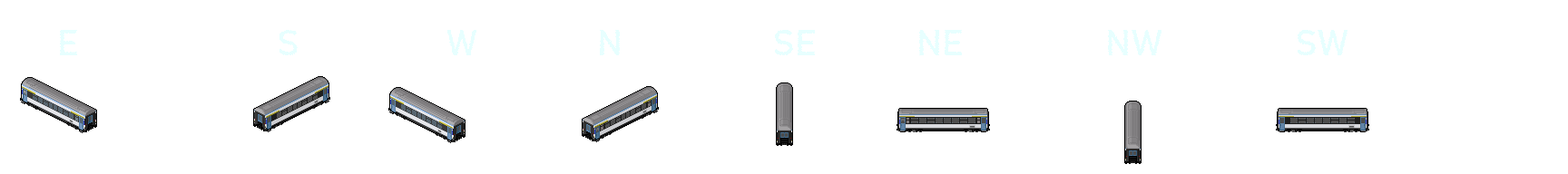
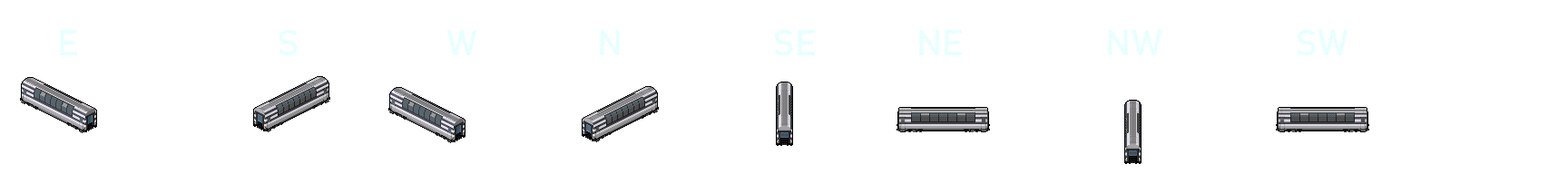
Two versions of the same layered image (w=1568, h=174). Layer-by-layer changes:
showed group "19-90" (7 layers) over 21, 76, 1368, 162
added layer "Apm 19-90 Grau" in group "19-90" over 21, 77, 1367, 162
added layer "Apm 19-90 Berge" in group "19-90" over 34, 98, 1354, 129
added layer "Passenger_Train_2009_Apm_10-90_Panorama copy #2" in group "19-90" over 21, 76, 1368, 162
added layer "Passenger_Train_2009_Apm_10-90_Panorama copy #1" in group "19-90" over 21, 76, 1368, 162
hid group "Apm 10-90 2020" (3 layers) over 21, 76, 1368, 162
hid group "Apm 10-90 2009" (3 layers) over 21, 76, 1368, 162
hid group "20-90" (4 layers) over 21, 76, 1368, 162
